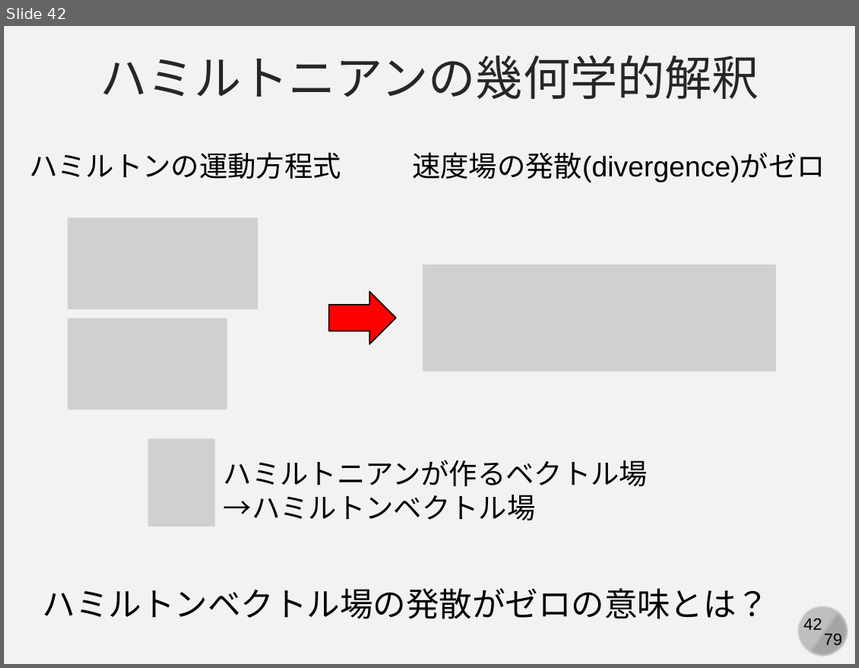
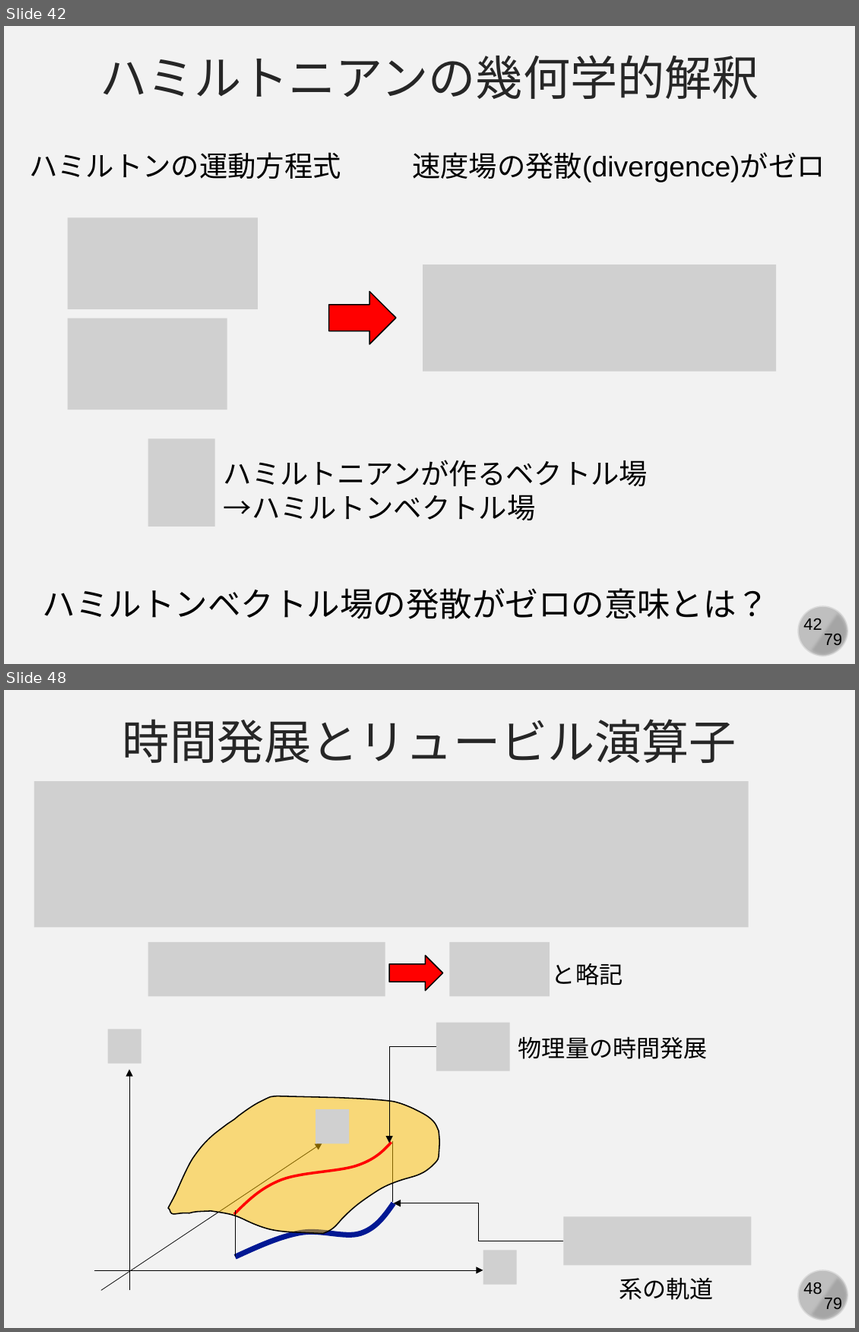
Before and after one commit to kaityo256/simulation_engineering, a slide deck: 05_md_basic/simulation05.pptx. Shown one above the other, each under a label of ours: slide 42 before the commit, slides 42 and 48 after it; the slides between them are not shown. The pictures are 859x668 and 859x1332 pixels, drawn with LibreOffice and Linux fonts; fonts in the diff are those of the drawing; grey boxes stand for pictures. Boxes give left, top, right and bottom in pixels: in the first picture for what was removed or moved away, otherwise in the second. Text is boxed around its words. In the diff, an @@ line names an element or a change of style, - is before the commit and + after.

```diff
--- a/05_md_basic/simulation05.pptx
+++ b/05_md_basic/simulation05.pptx
@@ slide 48 added at [4, 690, 855, 1328], background #F2F2F2; not listed: 4 template elements that a slide beside it also shows @@
@@ text added at [123, 719, 737, 763], 40 pt, text #262626 @@
+時間発展とリュービル演算子
@@ picture added at [34, 781, 748, 927] @@
@@ picture added at [148, 942, 386, 996] @@
@@ right arrow added at [389, 955, 443, 990], fill #FF0000, outline #000000 1 pt @@
@@ picture added at [450, 942, 550, 996] @@
@@ text added at [552, 964, 623, 986], 20 pt, text #000000 @@
+と略記
@@ picture added at [108, 1030, 141, 1064] @@
@@ picture added at [436, 1023, 510, 1072] @@
@@ elbow arrow added from (436, 1046) to (389, 1143), #000000 0.5 pt @@
@@ text added at [519, 1037, 708, 1059], 20 pt, text #000000 @@
+物理量の時間発展
@@ arrow added from (129, 1291) to (129, 1070), #000000 0.5 pt @@
@@ freeform shape added at [168, 1096, 439, 1234], fill #FFC000 at 50% opacity, outline #000000 1 pt @@
@@ picture added at [316, 1110, 349, 1144] @@
@@ arrow added from (101, 1291) to (322, 1143), #000000 0.5 pt @@
@@ freeform shape added at [235, 1143, 392, 1215], outline #FF0000 2.25 pt @@
@@ line added from (392, 1142) to (392, 1202), #000000 0.5 pt @@
@@ freeform shape added at [236, 1203, 394, 1257], outline #011893 4.5 pt @@
@@ line added from (236, 1210) to (236, 1257), #000000 0.5 pt @@
@@ elbow arrow added from (563, 1242) to (394, 1203), #000000 0.5 pt @@
@@ picture added at [563, 1217, 750, 1265] @@
@@ picture added at [484, 1250, 516, 1284] @@
@@ arrow added from (94, 1271) to (484, 1271), #000000 0.5 pt @@
@@ text added at [619, 1278, 714, 1300], 20 pt, text #000000 @@
+系の軌道
```
Also in this commit, not shown: 3 slides changed, 7 other slides added.
